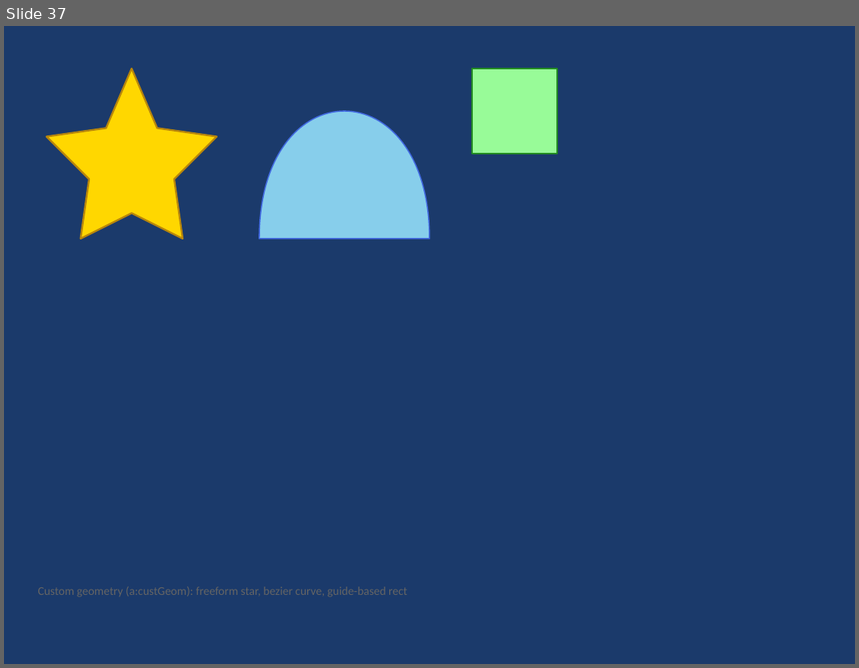
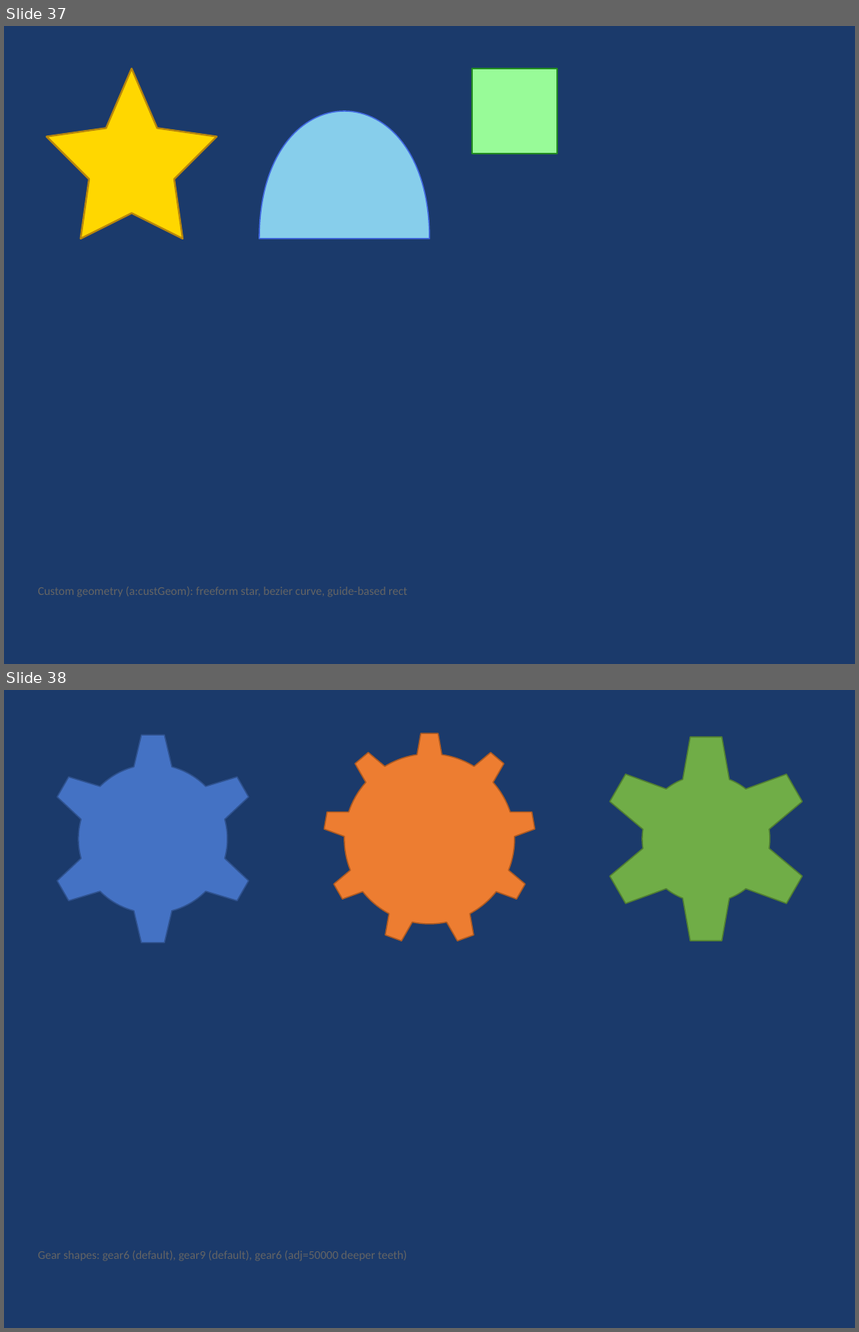
Before and after one commit to t-ujiie-g/pptx-svg, a slide deck: test_fixtures/test_features.pptx. Shown one above the other, each under a label of ours: slide 37 before the commit, slides 37 and 38 after it. The pictures are 859x668 and 859x1332 pixels, drawn with LibreOffice and Linux fonts; fonts in the diff are those of the drawing. Boxes give left, top, right and bottom in pixels: in the first picture for what was removed or moved away, otherwise in the second. Text is boxed around its words. In the diff, an @@ line names an element or a change of style, - is before the commit and + after.

```diff
--- a/test_fixtures/test_features.pptx
+++ b/test_fixtures/test_features.pptx
@@ slide 38 added at (4,690,855,1328), background #1B3A6B @@
@@ gear added at (47,733,259,945), fill #4472C4, outline #2F528F 1 pt @@
@@ gear added at (323,733,536,945), fill #ED7D31, outline #AE5A21 1 pt @@
@@ gear added at (600,733,813,945), fill #70AD47, outline #507E32 1 pt @@
@@ text added at (38,1251,407,1262), 10 pt, text #646464 @@
+Gear shapes: gear6 (default), gear9 (default), gear6 (adj=50000 deeper teeth)
```
Also in this commit, not shown: 2 other slides added, 9 other files.
